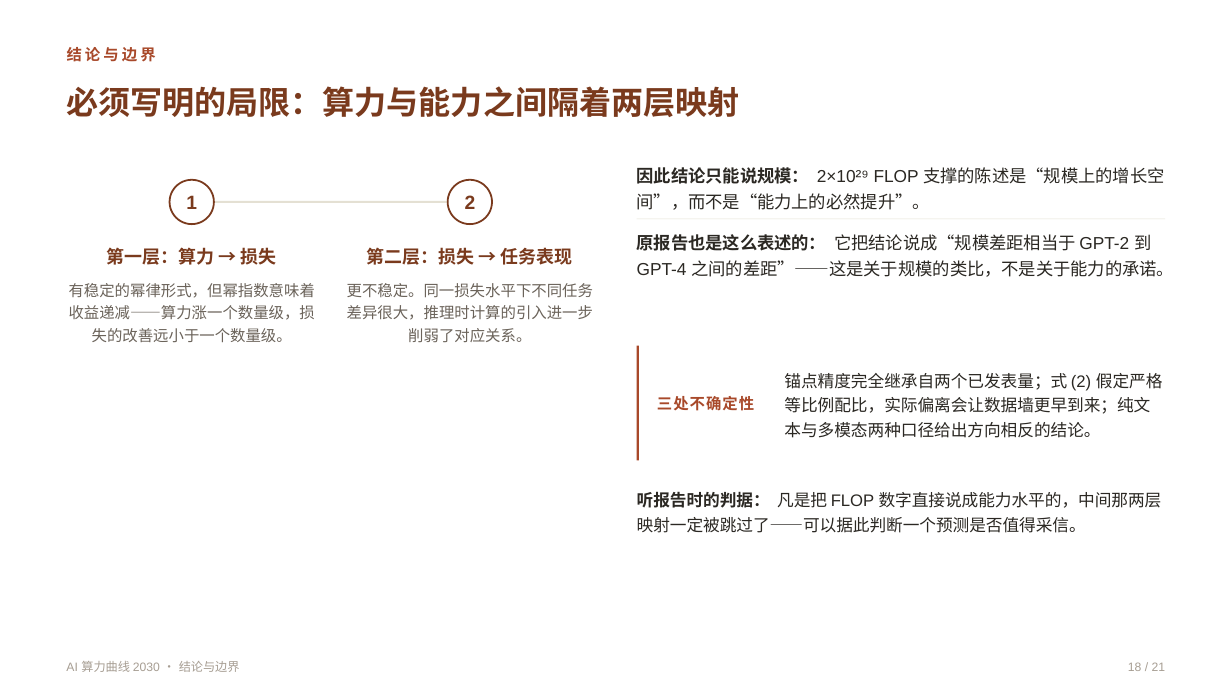
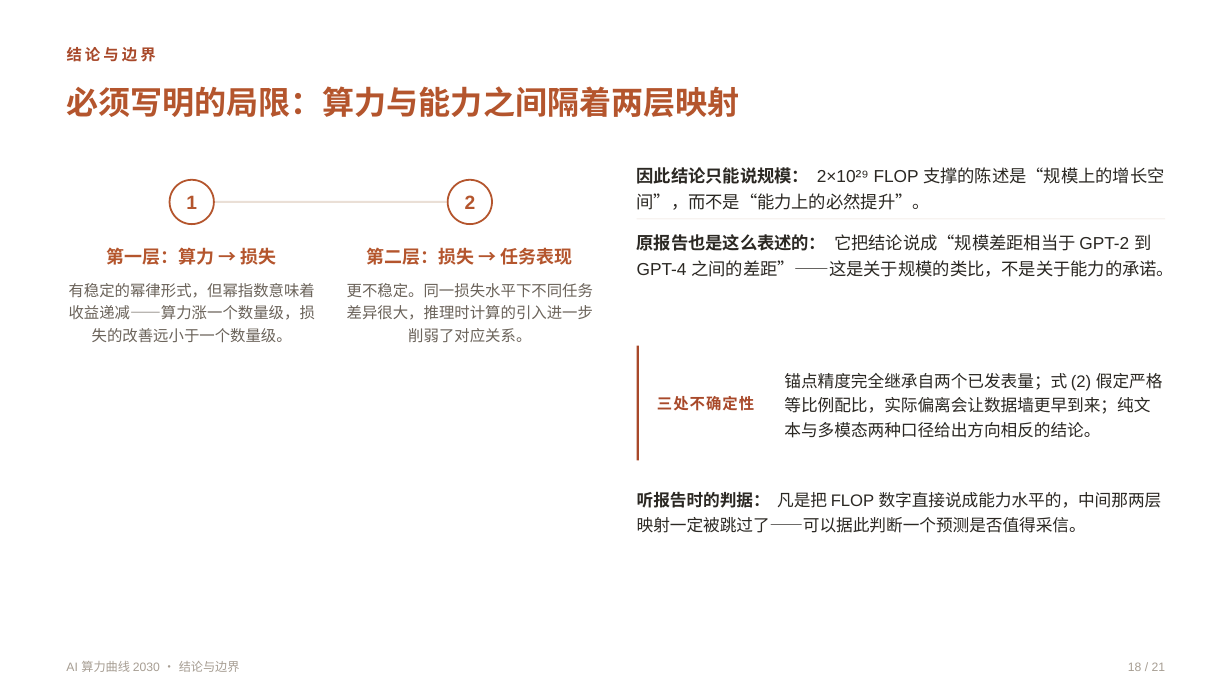
Before and after one commit to qingguang0309/academic-skills, a slide deck: slide 18 of examples/ai-2030-slides/ai2030_talk.pptx. Drawn at 1232x693 pixels with LibreOffice and Linux fonts; fonts in the diff are those of the drawing. Boxes give left, top, right and bottom in pixels: in the first picture for what was removed or moved away, otherwise in the second. Text is boxed around its words. In the diff, an @@ line names an element or a change of style, - is before the commit and + after.

```diff
--- a/examples/ai-2030-slides/ai2030_talk.pptx
+++ b/examples/ai-2030-slides/ai2030_talk.pptx
@@ ellipse at bbox=[169, 180, 213, 225]: outline #7A3A1D 1.4 pt to #B4552D 1.4 pt @@
@@ rectangle at bbox=[192, 201, 470, 202]: fill #E4E0D3 to #EADFD6 @@
@@ ellipse at bbox=[447, 180, 492, 225]: outline #7A3A1D 1.4 pt to #B4552D 1.4 pt @@
@@ text colour #7A3A1D to #B4552D in 5 elements at bbox=[67, 86, 740, 117], bbox=[186, 195, 197, 209], bbox=[107, 247, 277, 265], bbox=[465, 195, 476, 209], bbox=[367, 247, 573, 265] @@
```
Also in this commit, not shown: 20 other slides changed, 8 other files.
